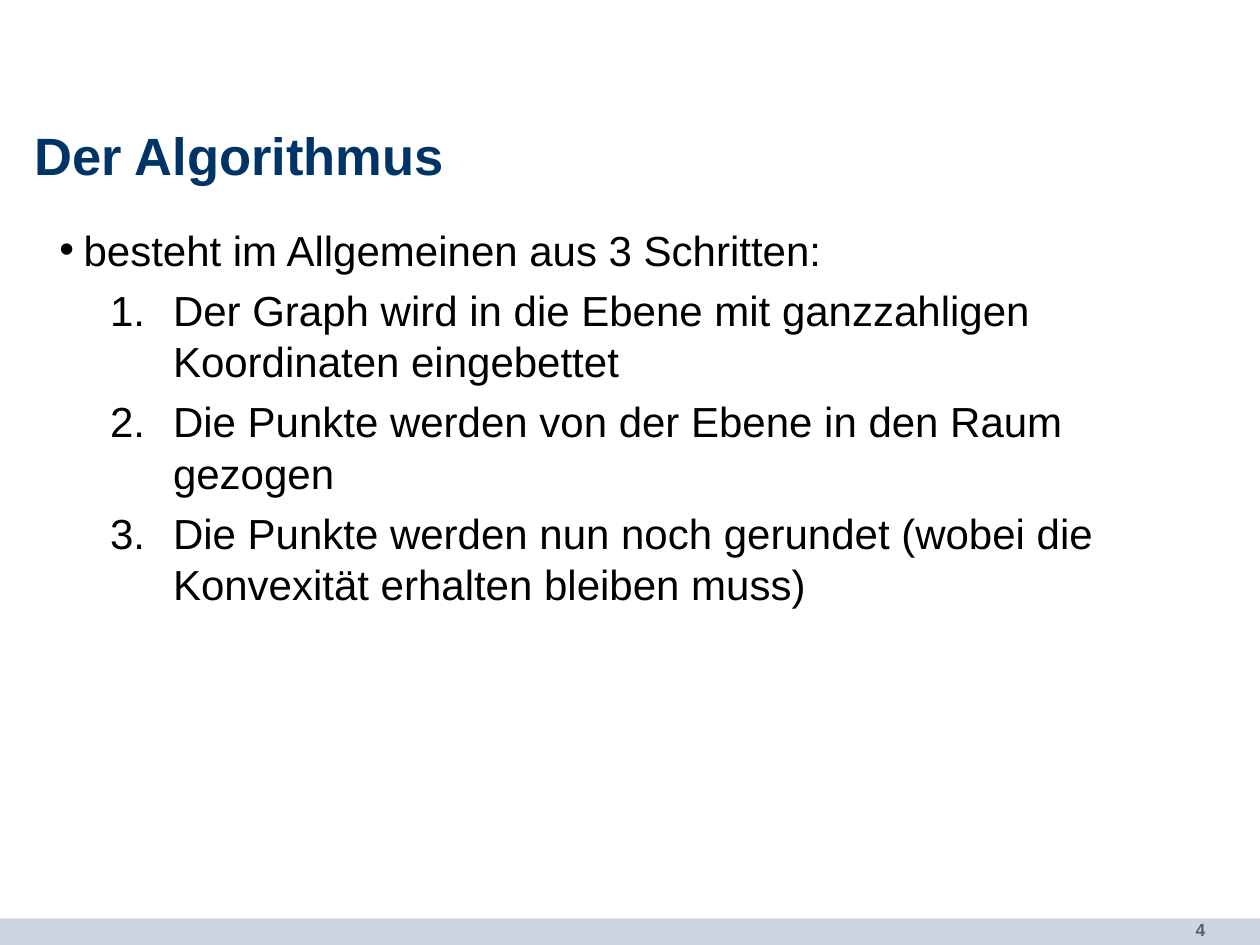
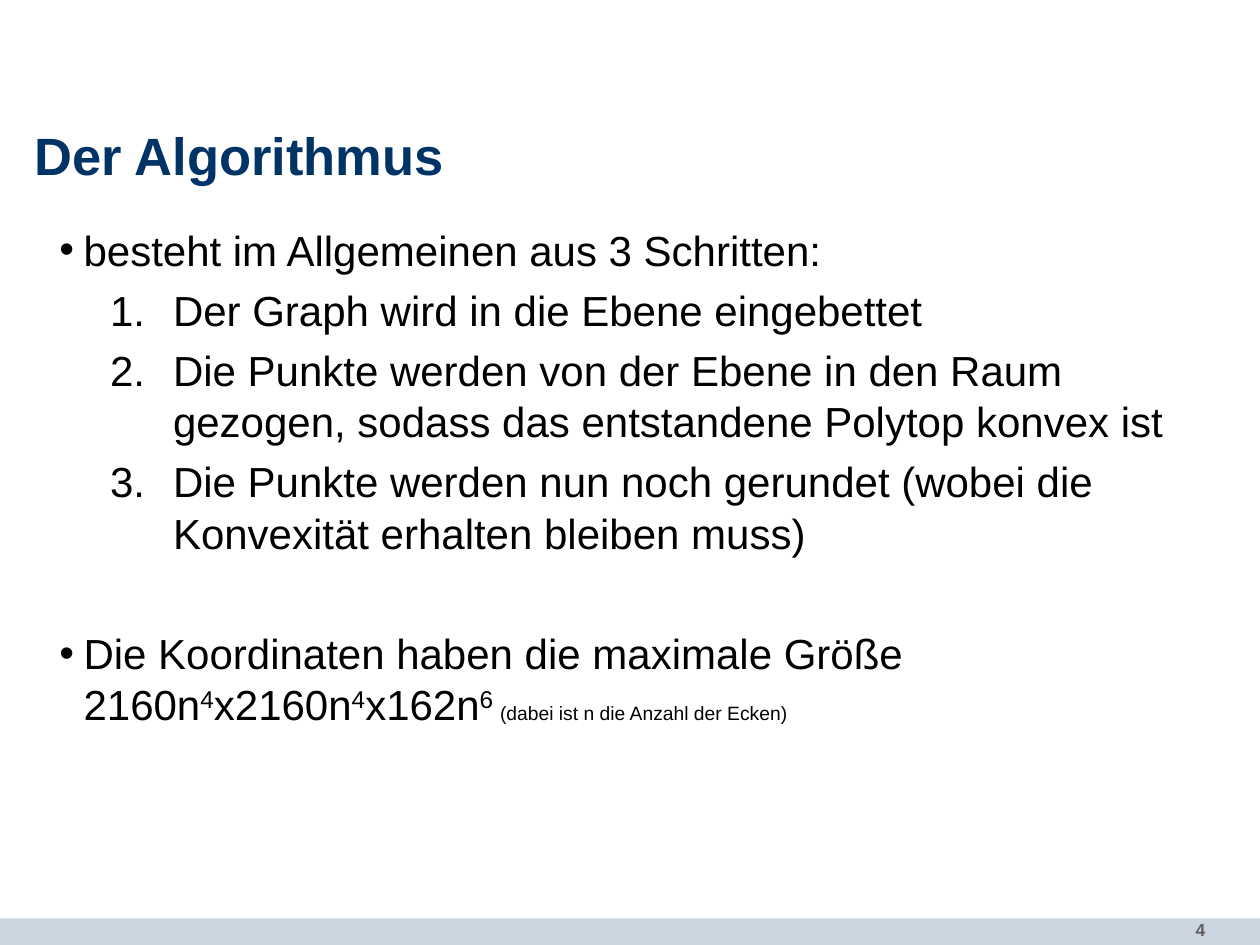
Before and after one commit to Torvin1/polytopelizer, a slide deck: slide 4 of Abschlusspräsentation.pptx. Drawn at 1260x945 pixels with LibreOffice and Linux fonts; fonts in the diff are those of the drawing; background and template pictures are left out. Boxes give left, top, right and bottom in pixels: in the first picture for what was removed or moved away, otherwise in the second. Text is boxed around its words. In the diff, an @@ line names an element or a change of style, - is before the commit and + after.

```diff
--- a/Abschlusspräsentation.pptx
+++ b/Abschlusspräsentation.pptx
@@ text at [173, 295, 1163, 446]: text changed @@
-    1. Der Graph wird in die Ebene mit ganzzahligen Koordinaten eingebettet
-    2. Die Punkte werden von der Ebene in den Raum gezogen
+    1. Der Graph wird in die Ebene eingebettet
+    2. Die Punkte werden von der Ebene in den Raum gezogen, sodass das entstandene Polytop konvex ist
@@ text at [84, 638, 903, 724]: paragraph added @@
+  • Die Koordinaten haben die maximale Größe 2160n4x2160n4x162n6 (dabei ist n die Anzahl der Ecken)
```
Also in this commit, not shown: 2 slides added, 2 other files.
